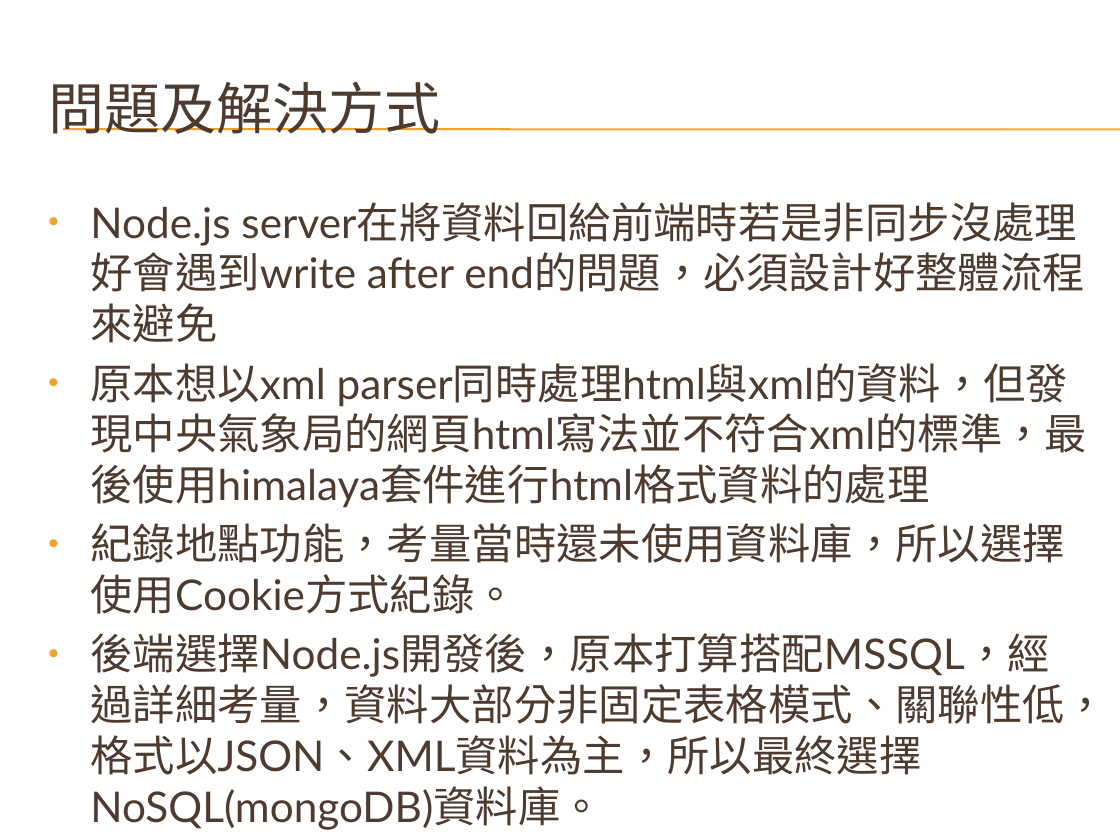
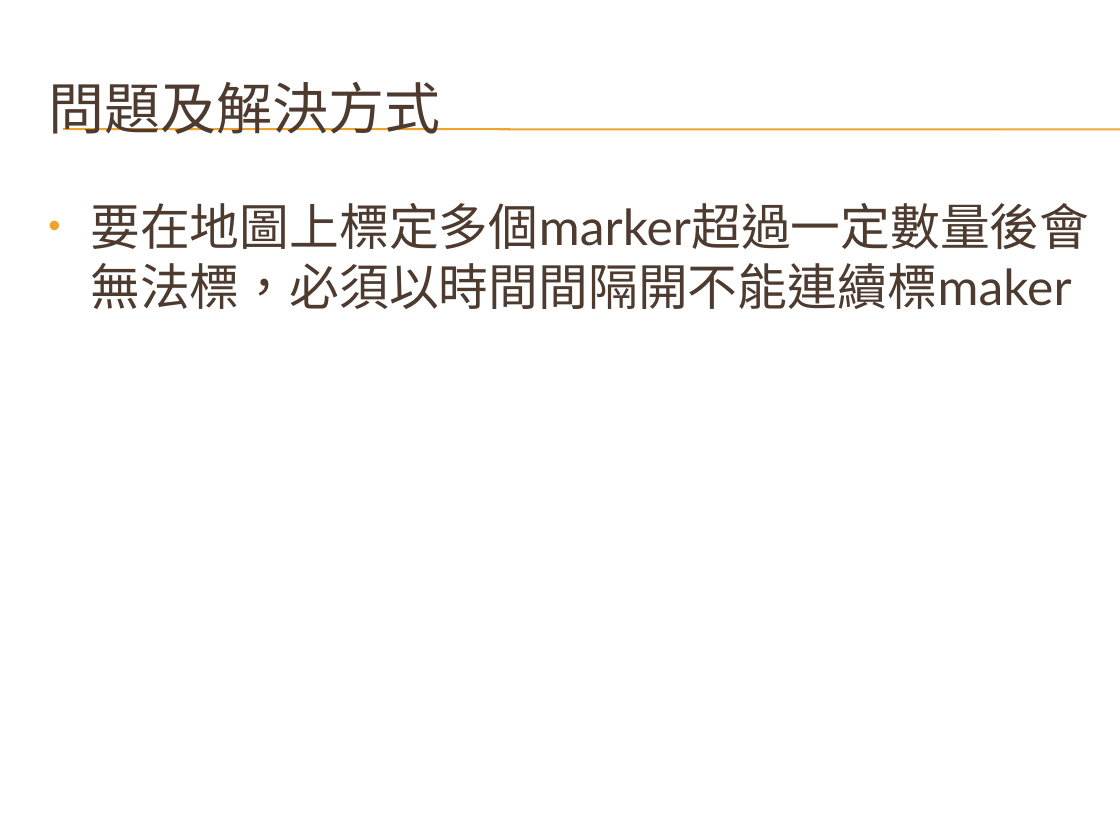
Before and after one commit to mjwade03/HtmlProject, a slide deck: slide 13 of HtmlProject/NodejsCompleteServer/Slide/天氣概況綜合資訊站 - 3rd stage.pptx (slide 10 before the commit). Drawn at 1120x840 pixels with LibreOffice and Linux fonts; fonts in the diff are those of the drawing; background and template pictures are left out. Boxes give left, top, right and bottom in pixels: in the first picture for what was removed or moved away, otherwise in the second. Text is boxed around its words. In the diff, an @@ line names an element or a change of style, - is before the commit and + after.

```diff
--- a/HtmlProject/NodejsCompleteServer/Slide/天氣概況綜合資訊站 - 3rd stage.pptx
+++ b/HtmlProject/NodejsCompleteServer/Slide/天氣概況綜合資訊站 - 3rd stage.pptx
@@ text at <box>90,203,1089,309</box>: text changed; size 27.2 to 32 pt @@
-• Node.js server在將資料回給前端時若是非同步沒處理好會遇到write after end的問題，必須設計好整體流程來避免
-• 原本想以xml parser同時處理html與xml的資料，但發現中央氣象局的網頁html寫法並不符合xml的標準，最後使用himalaya套件進行html格式資料的處理
-• 紀錄地點功能，考量當時還未使用資料庫，所以選擇使用Cookie方式紀錄。
-• 後端選擇Node.js開發後，原本打算搭配MSSQL，經過詳細考量，資料大部分非固定表格模式、關聯性低，格式以JSON、XML資料為主，所以最終選擇NoSQL(mongoDB)資料庫。
+• 要在地圖上標定多個marker超過一定數量後會無法標，必須以時間間隔開不能連續標maker
```
Also in this commit, not shown: 8 other slides changed, 3 slides added, 3 other files.
